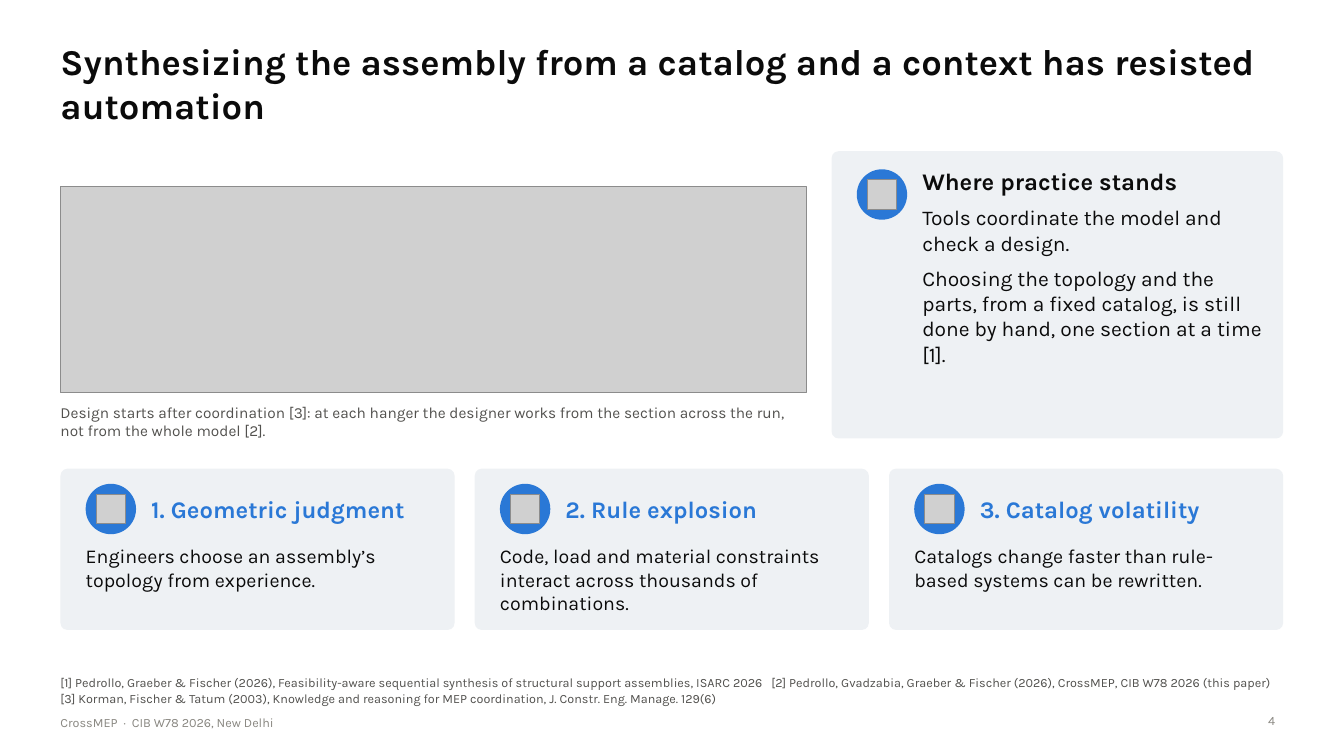
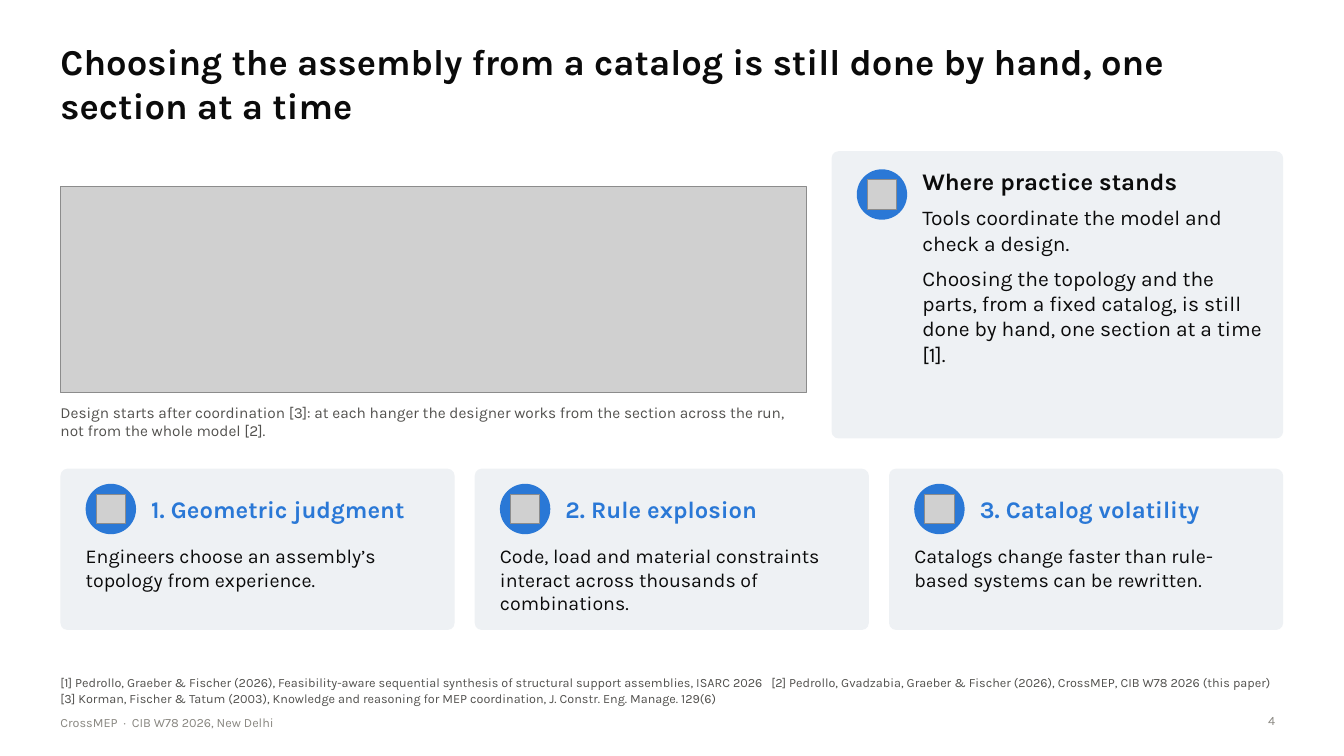
Before and after one commit to lavinia-ped/CrossMEP_Dataset, a slide deck: slide 4 of docs/CrossMEP_CIBW78_talk.pptx. Drawn at 1344x756 pixels with LibreOffice and Linux fonts; fonts in the diff are those of the drawing; grey boxes stand for pictures. Boxes give left, top, right and bottom in pixels: in the first picture for what was removed or moved away, otherwise in the second. Text is boxed around its words. In the diff, an @@ line names an element or a change of style, - is before the commit and + after.

Commit message:
Talk: fuller sentence titles on every slide

```diff
--- a/docs/CrossMEP_CIBW78_talk.pptx
+++ b/docs/CrossMEP_CIBW78_talk.pptx
@@ title at box(60, 49, 1164, 120): text changed @@
-Synthesizing the assembly from a catalog and a context has resisted automation
+Choosing the assembly from a catalog is still done by hand, one section at a time
```
Also in this commit, not shown: 14 other slides changed, 5 other files.
